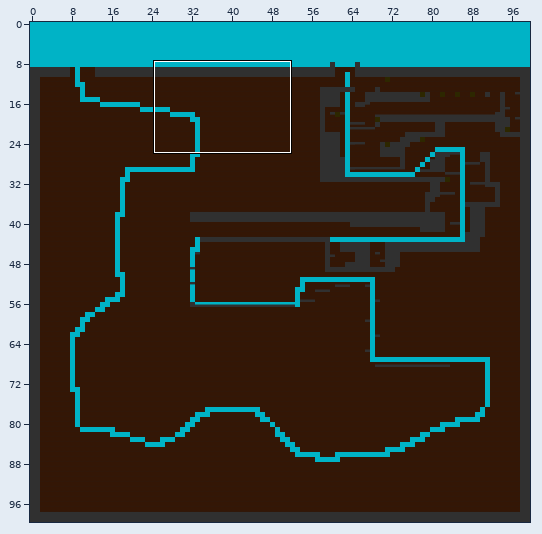
One commit to this Tiled map: android/assets/carte/laby1.tmx. The picture above shows the old version from afar; the outline marks the close-up.
Close-up. Before the edit:
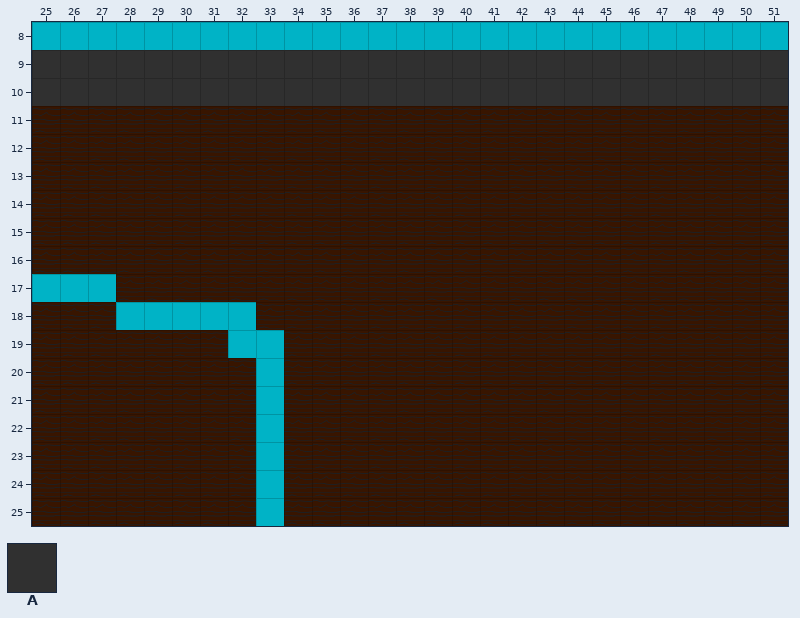
Cells are 64x64 px. Shown: x 25..51, y 8..25. The commit also changed other parts of the map, which this record leaves out.
Key: from "tuile": A 2.
_ is an empty cell.
Layers that did not change in this view are not listed.
Layer "mur" before, first column x 25:
 8 ___________________________
 9 AAAAAAAAAAAAAAAAAAAAAAAAAAA
10 AAAAAAAAAAAAAAAAAAAAAAAAAAA
11 ___________________________
12 ___________________________
13 ___________________________
14 ___________________________
15 ___________________________
16 ___________________________
17 ___________________________
18 ___________________________
19 ___________________________
20 ___________________________
21 ___________________________
22 ___________________________
23 ___________________________
24 ___________________________
25 ___________________________
New version:
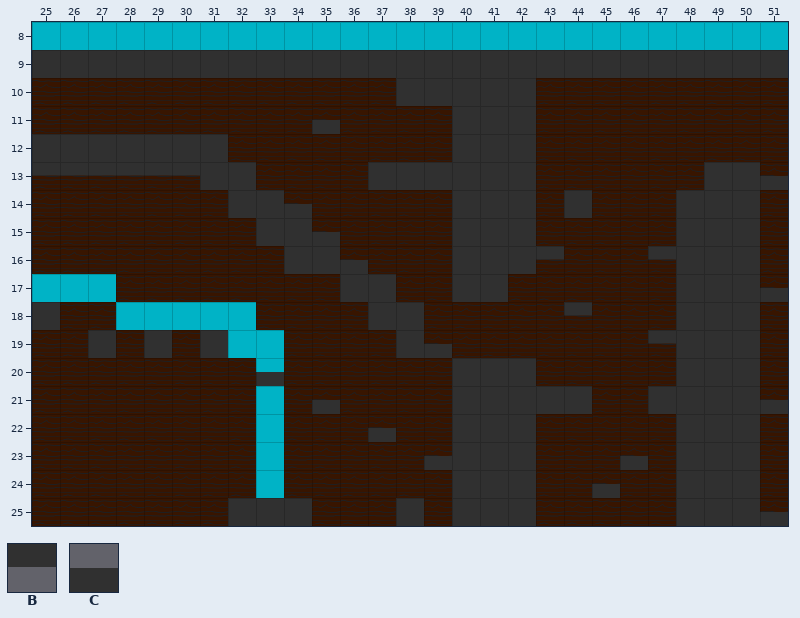
Further tiles: from "tuile": B 4, C 5.
Changes in this commit:
Layer "mur":
The author put tile A in row 11 at x 40 to 42; in row 12 at x 25 to 31 and 40 to 42; in row 13 at x 31 to 32, 37 to 42 and 49 to 50; in row 14 at x 32 to 33, 40 to 42, 44 and 48 to 50; in row 15 at x 33 to 34, 40 to 42 and 48 to 50; in row 16 at x 34 to 35, 40 to 42 and 48 to 50.
The author put tile A in row 17 at x 36 to 37, 40 to 41 and 48 to 50; in row 18 at x 25, 37 to 38 and 48 to 50; in row 19 at x 27, 29, 31, 38 and 48 to 50; in row 20 at x 40 to 42 and 48 to 50; in row 21 at x 40 to 44 and 47 to 50; in rows 22 to 24 at x 40 to 42 and 48 to 50.
The author put tile A in row 25 at x 32 to 34, 38, 40 to 42 and 48 to 50.
The author put tile B in row 13 at x 25 to 30; in row 16 at x 43 and 47; in row 18 at x 44; in row 19 at x 47.
The author put tile C in row 11 at x 35; in row 13 at x 51; in row 14 at x 34; in row 15 at x 35; in row 16 at x 36; in row 17 at x 51.
The author put tile C in row 19 at x 39; in row 20 at x 33; in row 21 at x 35 and 51; in row 22 at x 37; in row 23 at x 39 and 46; in row 24 at x 45.
The author put tile C in row 25 at x 51.
Tile A is removed in row 10 at x 25 to 37 and 43 to 51.
Boxes around the changes in both close-ups, in picture pixels (x1, y1, x2, y2):
changed: (32, 78, 788, 526)
